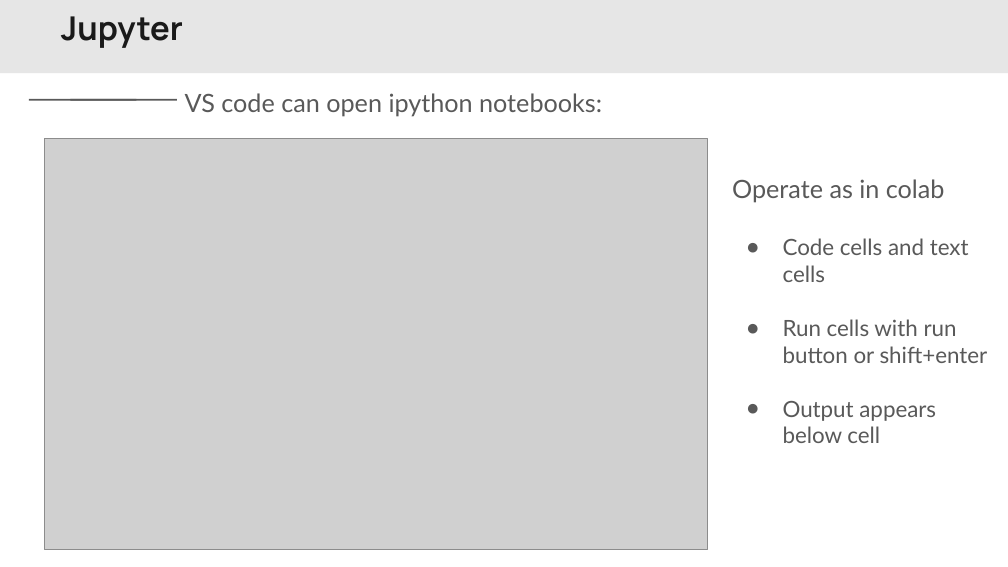
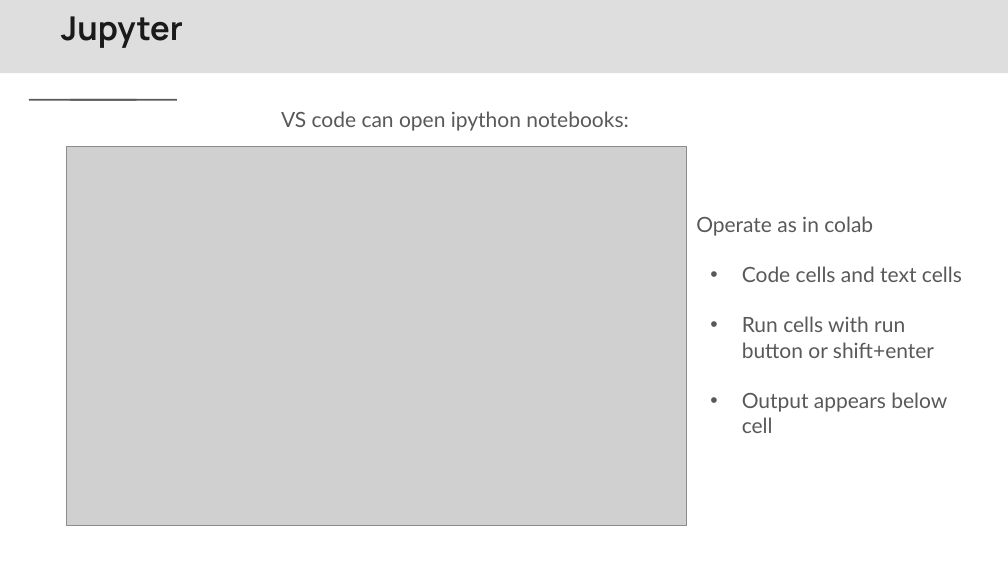
Before and after one commit to Center-for-Health-Data-Science/PythonTsunami, a slide deck: slide 7 of slides/Python Tsunami Local Installations vs code.pptx. Drawn at 1008x567 pixels with LibreOffice and Linux fonts; fonts in the diff are those of the drawing; grey boxes stand for pictures; background and template pictures are left out. Boxes give left, top, right and bottom in pixels: in the first picture for what was removed or moved away, otherwise in the second. Text is boxed around its words. In the diff, an @@ line names an element or a change of style, - is before the commit and + after.

```diff
--- a/slides/Python Tsunami Local Installations vs code.pptx
+++ b/slides/Python Tsunami Local Installations vs code.pptx
@@ text "VS code can open ipython ...": place and size @@
-text "VS code can open ipython ..." at bbox=[185, 93, 602, 117]
+text "VS code can open ipython ..." at bbox=[281, 111, 628, 131]
@@ text "VS code can open ipython ..." at bbox=[281, 111, 628, 131]: size 18 to 15 pt @@
@@ picture: place and size @@
-picture at bbox=[44, 138, 708, 549]
+picture at bbox=[67, 147, 686, 526]
@@ text "Operate as in colab": place and size @@
-text "Operate as in colab" at bbox=[732, 179, 988, 443]
+text "Operate as in colab" at bbox=[696, 216, 962, 433]
@@ text "Operate as in colab" at bbox=[696, 216, 962, 433]: size 18 to 15 pt in "Operate as in colab"; size 16 to 15 pt in "Code cells and text cells", "Run cells with run button or shift+enter", "Output appears below cell"; bullet ● to • @@
```
Also in this commit, not shown: 10 other slides changed, 3 other files.
